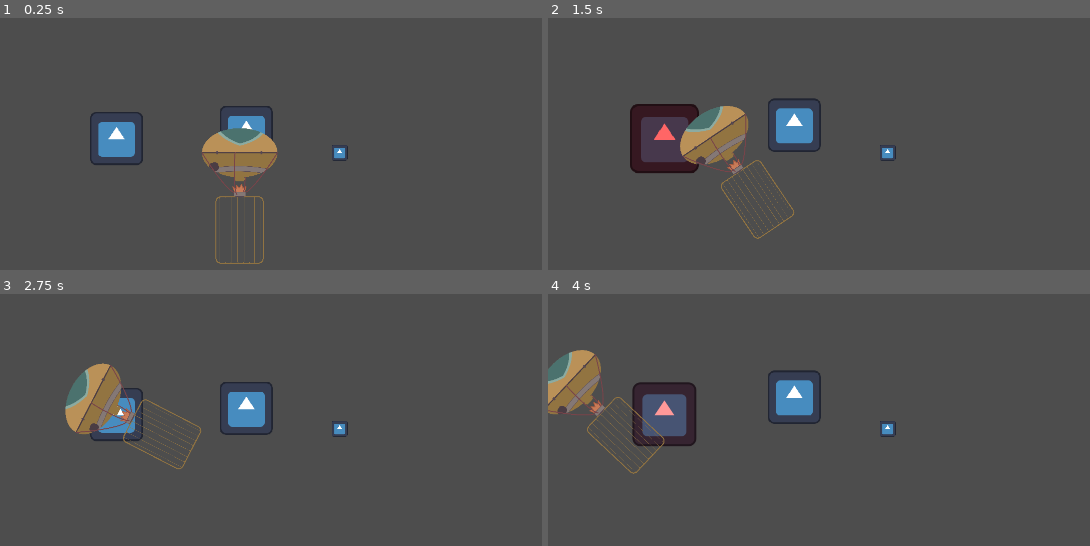
Above: before the commit, frames 1-4 (two rows, left to right).
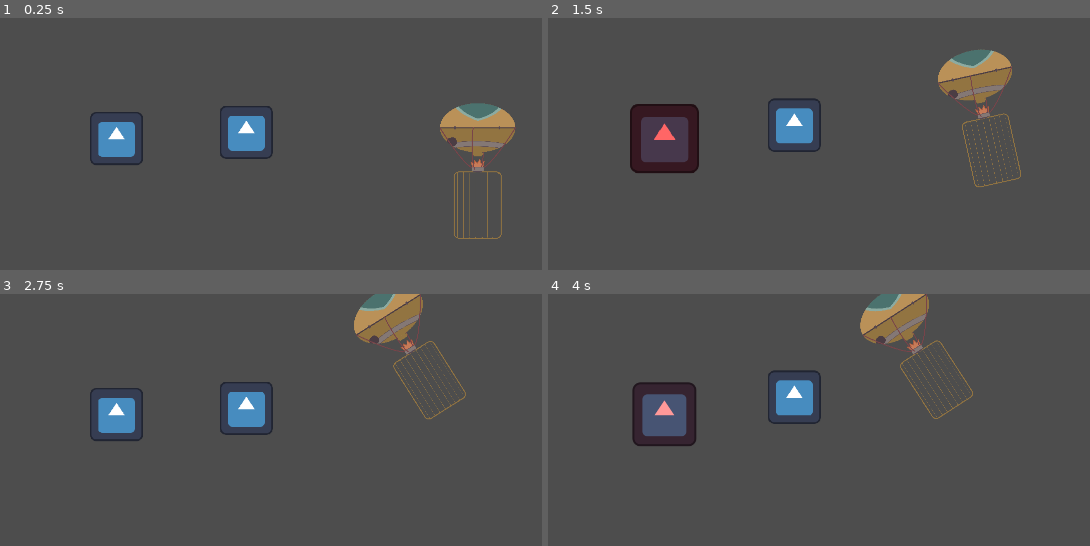
Above: after the commit, the same moments.

Repository: panorb/ludum-dare-53
Game: Godot game, scene res://world.tscn
Same seed, same stepped clock (60 frames per second), same inputs: the game is played once before the commit and once after it. The engine's default icon, where the game draws it, is replaced by a stand-in: a white triangle on a blue panel in a dark square.
Inputs (mouse positions are in pixels of both pictures, inside the frame that each line leads up to):
- Up to frame 1 (0.25 s): no input
- Up to frame 2 (1.5 s): tap Enter (ui_accept) at 0.5, 0.77 s; move the mouse to (outside the picture) at 0.52 s; press the mouse at (outside the picture) at 0.53 s; move the mouse to (786, 264) at 1.27 s; release the mouse at (786, 264) at 1.28 s; click (786, 264) at 1.35 s
- Up to frame 3 (2.75 s): tap Enter (ui_accept) at 1.52 s; move the mouse to (476, 420) at 2.02 s; press the mouse at (476, 420) at 2.03 s
- Up to frame 4 (4 s): move the mouse to (outside the picture) at 2.77 s; release the mouse at (outside the picture) at 2.78 s; click (outside the picture) at 2.85 s; tap Enter (ui_accept) at 3.02, 3.77 s; move the mouse to (outside the picture) at 3.52 s; press the mouse at (outside the picture) at 3.53 s

The runs differ from the first frame. In frame 1, 5.2% of the frame differs, in the area x 37-96%, y 33-98%; in frame 2, 5.1%; in frame 3, 5.0%; in frame 4, 4.8%.

Commit message:
Restructure balloon scene

Diff:
--- a/godot/game/balloon/balloon.tscn
+++ b/godot/game/balloon/balloon.tscn
@@ -1,11 +1,9 @@
-[gd_scene load_steps=10 format=3 uid="uid://dqrb0owc04n30"]
+[gd_scene load_steps=7 format=3 uid="uid://dqrb0owc04n30"]
 
 [ext_resource type="Script" path="res://game/balloon/balloon.gd" id="1_00v08"]
 [ext_resource type="Texture2D" uid="uid://baoqd4onlxlqo" path="res://game/balloon/balloon_cage.svg" id="2_7bswg"]
 [ext_resource type="Texture2D" uid="uid://bh26q30j4picy" path="res://game/balloon/balloon_head.svg" id="2_ilerb"]
 [ext_resource type="Texture2D" uid="uid://b8f182hxp7gas" path="res://game/balloon/fire.svg" id="3_ugihq"]
-[ext_resource type="Script" path="res://game/balloon/enemy.gd" id="5_03pex"]
-[ext_resource type="Texture2D" uid="uid://diqmkdcqhvjfc" path="res://icon.svg" id="5_kk3nn"]
 
 [sub_resource type="CapsuleShape2D" id="CapsuleShape2D_fu81c"]
 radius = 166.56
@@ -14,47 +12,30 @@
 [sub_resource type="RectangleShape2D" id="RectangleShape2D_ogpq1"]
 size = Vector2(350, 505)
 
-[sub_resource type="RectangleShape2D" id="RectangleShape2D_fp8hc"]
-size = Vector2(110, 110)
-
-[node name="Balloon" type="Node2D"]
-
-[node name="Balloon" type="CharacterBody2D" parent="."]
-position = Vector2(576, 324)
-scale = Vector2(0.3, 0.3)
-collision_mask = 0
+[node name="Balloon" type="CharacterBody2D"]
 script = ExtResource("1_00v08")
 
-[node name="Cage" type="Sprite2D" parent="Balloon"]
+[node name="Cage" type="Sprite2D" parent="."]
+scale = Vector2(0.3, 0.3)
 texture = ExtResource("2_7bswg")
 offset = Vector2(0, 620)
 
-[node name="Fire" type="Sprite2D" parent="Balloon"]
+[node name="Fire" type="Sprite2D" parent="."]
+scale = Vector2(0.3, 0.3)
 texture = ExtResource("3_ugihq")
 offset = Vector2(-2, 290)
 
-[node name="Head" type="Sprite2D" parent="Balloon"]
+[node name="Head" type="Sprite2D" parent="."]
+scale = Vector2(0.3, 0.3)
 texture = ExtResource("2_ilerb")
 offset = Vector2(0, 80)
 
-[node name="CollisionShapeHead" type="CollisionShape2D" parent="Balloon"]
+[node name="CollisionShapeHead" type="CollisionShape2D" parent="."]
 rotation = 1.5708
+scale = Vector2(0.3, 0.3)
 shape = SubResource("CapsuleShape2D_fu81c")
 
-[node name="CollisionShapeCage" type="CollisionShape2D" parent="Balloon"]
-position = Vector2(0, 620)
+[node name="CollisionShapeCage" type="CollisionShape2D" parent="."]
+position = Vector2(0, 186)
+scale = Vector2(0.3, 0.3)
 shape = SubResource("RectangleShape2D_ogpq1")
-
-[node name="Enemy" type="Area2D" parent="."]
-position = Vector2(816, 324)
-scale = Vector2(0.3, 0.3)
-collision_layer = 0
-script = ExtResource("5_03pex")
-
-[node name="SpriteEnemy" type="Sprite2D" parent="Enemy"]
-texture = ExtResource("5_kk3nn")
-
-[node name="CollisionShape2D" type="CollisionShape2D" parent="Enemy"]
-shape = SubResource("RectangleShape2D_fp8hc")
-
-[connection signal="area_entered" from="Enemy" to="Balloon" method="_on_enemy_area_entered"]
--- a/godot/game/balloon/enemy.gd
+++ /dev/null
@@ -1,12 +0,0 @@
-extends Area2D
-
-
-# Called when the node enters the scene tree for the first time.
-func _ready():
-	pass # Replace with function body.
-
-
-# Called every frame. 'delta' is the elapsed time since the previous frame.
-func _process(_delta):
-	if has_overlapping_bodies():
-		position.x += 100
--- a/godot/game/game.tscn
+++ b/godot/game/game.tscn
@@ -16,3 +16,4 @@
 [node name="CardSpawner" parent="." instance=ExtResource("4_sv5h8")]
 
 [node name="Balloon" parent="." instance=ExtResource("5_jytc0")]
+position = Vector2(1148, 264)
